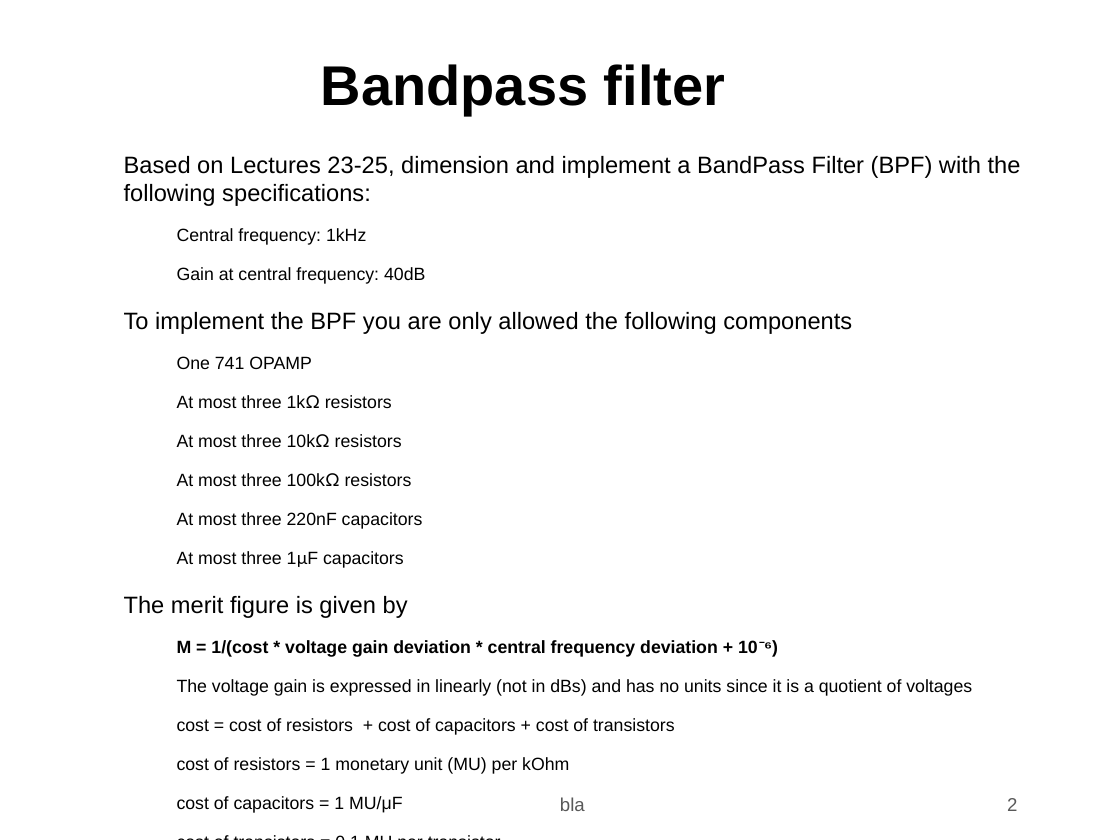
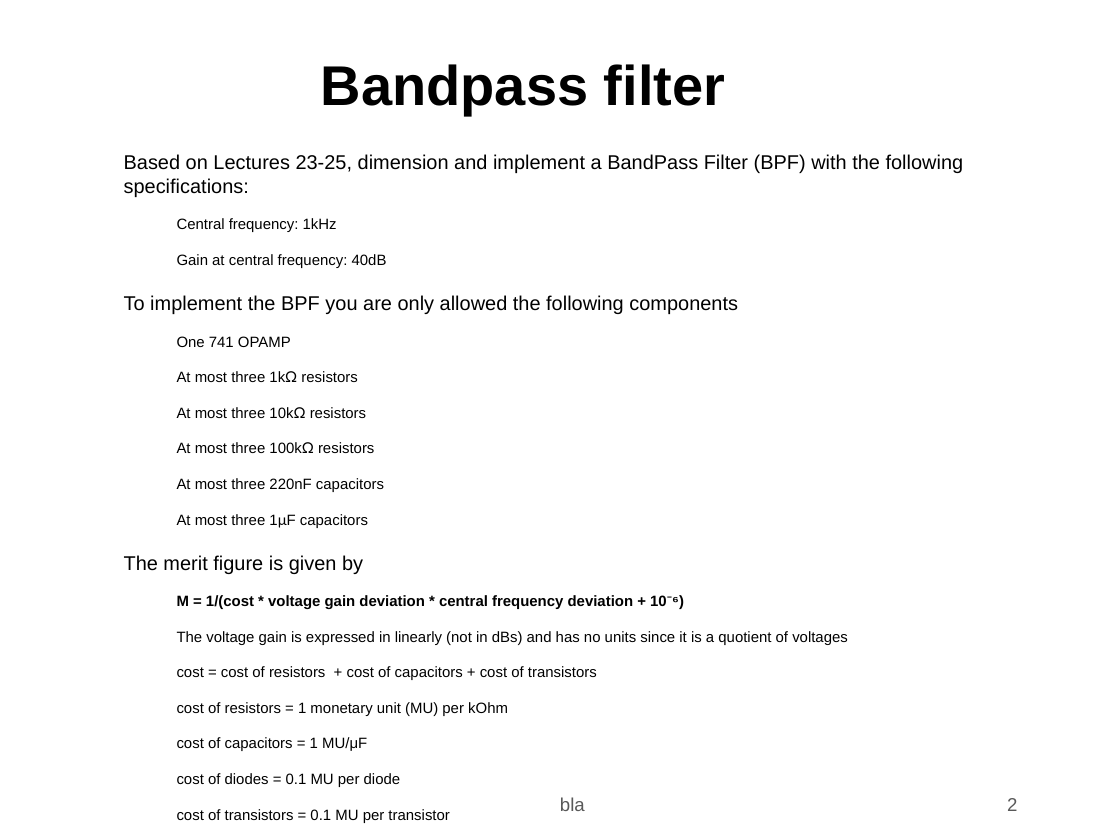
Before and after one commit to jjts/ist-tcfe, a slide deck: slide 2 of t5/t5.odp. Drawn at 1120x840 pixels with LibreOffice and Linux fonts; fonts in the diff are those of the drawing; background and template pictures are left out. Boxes give left, top, right and bottom in pixels: in the first picture for what was removed or moved away, otherwise in the second. Text is boxed around its words. In the diff, an @@ line names an element or a change of style, - is before the commit and + after.

Commit message:
add cost of diodes

```diff
--- a/t5/t5.odp
+++ b/t5/t5.odp
@@ text at <box>124,154,964,823</box>: size 15.2 to 12.8 pt in "Based on Lectures 23-25, dimension and implement ...", "To implement the BPF you are only ...", "The merit figure is given by"; size 11.4 to 9.6 pt in "Central frequency: 1kHz", "Gain at central frequency: 40dB", "One 741 OPAMP", "At most three 1kΩ resistors" and 10 more places @@
@@ text at <box>177,773,401,787</box>: paragraph added @@
+  − cost of diodes = 0.1 MU per diode
```
